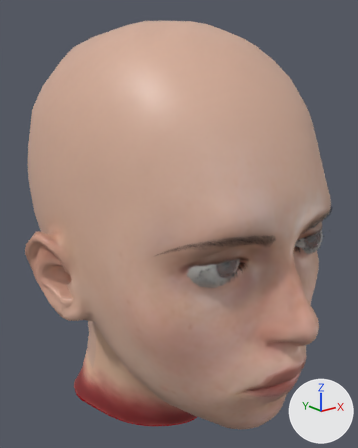
Renders of the glTF model public/models/daz_asian_head_base.glb from each side of a commit.
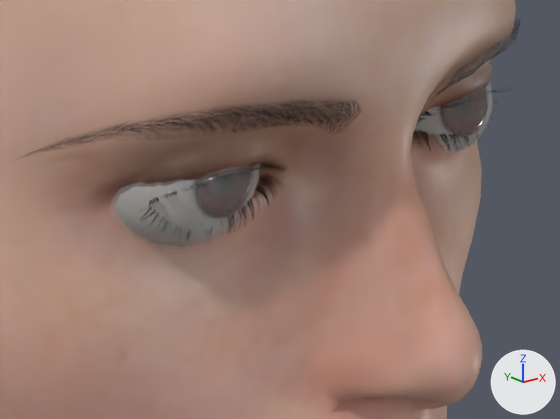
Each version is shown whole from a 50 mm lens placed at (-0.169, -0.229, 0.098), pointed at (0.003, -0.014, 0.012), then close up on the part from 41% to 97% of the width and 45% to 78% of the height. The lights are fixed; the arrows at lower right show +X, +Y and +Z. The older version's two pictures come first. Both versions are drawn at full value of the shape key 'face_cheekbones_incr' of 'Eyes'; the numbers are the values there. Vertices at exactly the same position are counted once.

Objects in the first close-up: 'Eyebrows', 'Eyelashes', 'Eyes', 'HeadSkin'.
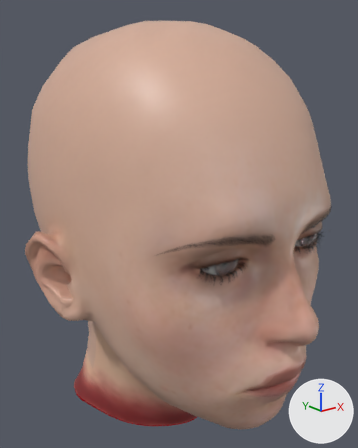
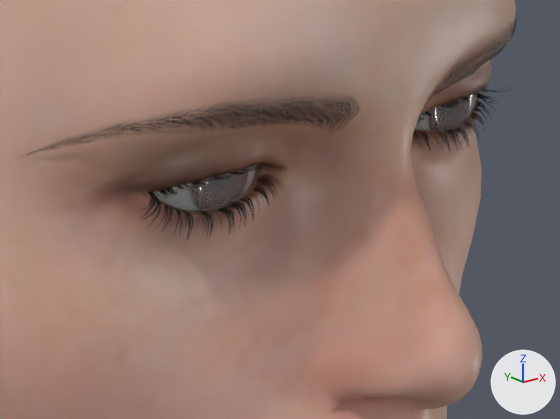
Diff of the bpy script that builds the scene:
```diff
--- a/public/models/daz_asian_head_base.glb.py
+++ b/public/models/daz_asian_head_base.glb.py
@@ me_eyes @@
 # used by ob_eyes; location = (0.0, 0.0, 0.0)
-me_eyes.from_pydata(...)  # 1064 vertices, 2040 faces; spans x -0.0453..0.0453, y -0.0903..-0.0668, z 0.0047..0.0331
+me_eyes.from_pydata(...)  # 1064 vertices, 2040 faces; spans x -0.0437..0.0437, y -0.0881..-0.066, z 0.0034..0.033
+# me_eyes part 1: 532 of 1064 vertices moved; they spanned x 0.0137..0.0453, y -0.0903..-0.0668, z 0.0047..0.0331 and now span x 0.0133..0.0437, y -0.0881..-0.066, z 0.0034..0.033; mean shift (-0.0011, 0.002, -0.0005); largest move (0.0357, -0.0795, 0.0056) -> (0.0332, -0.0747, 0.0043)
+# me_eyes part 2: 532 of 1064 vertices moved; they spanned x -0.0453..-0.0137, y -0.0903..-0.0668, z 0.0047..0.0331 and now span x -0.0437..-0.0133, y -0.0881..-0.066, z 0.0034..0.033; mean shift (0.0011, 0.002, -0.0005); largest move (-0.0357, -0.0795, 0.0056) -> (-0.0332, -0.0747, 0.0043)
 me_eyes.materials.append(mat_eye)
```

What differs and where, as boxes [x1, y1, x2, y2] in the close-ups (560 x 419 px; the box of a moved part takes in the faces that stretch with it):
'Eyes', reshaped (mostly hidden afterwards): before [109, 81, 493, 250]; after [154, 93, 478, 211]
part 1 of me_eyes, moved or reshaped: before [415, 81, 493, 154]; after [415, 93, 478, 130]
part 2 of me_eyes, moved or reshaped: before [109, 163, 262, 250]; after [154, 164, 258, 211]
